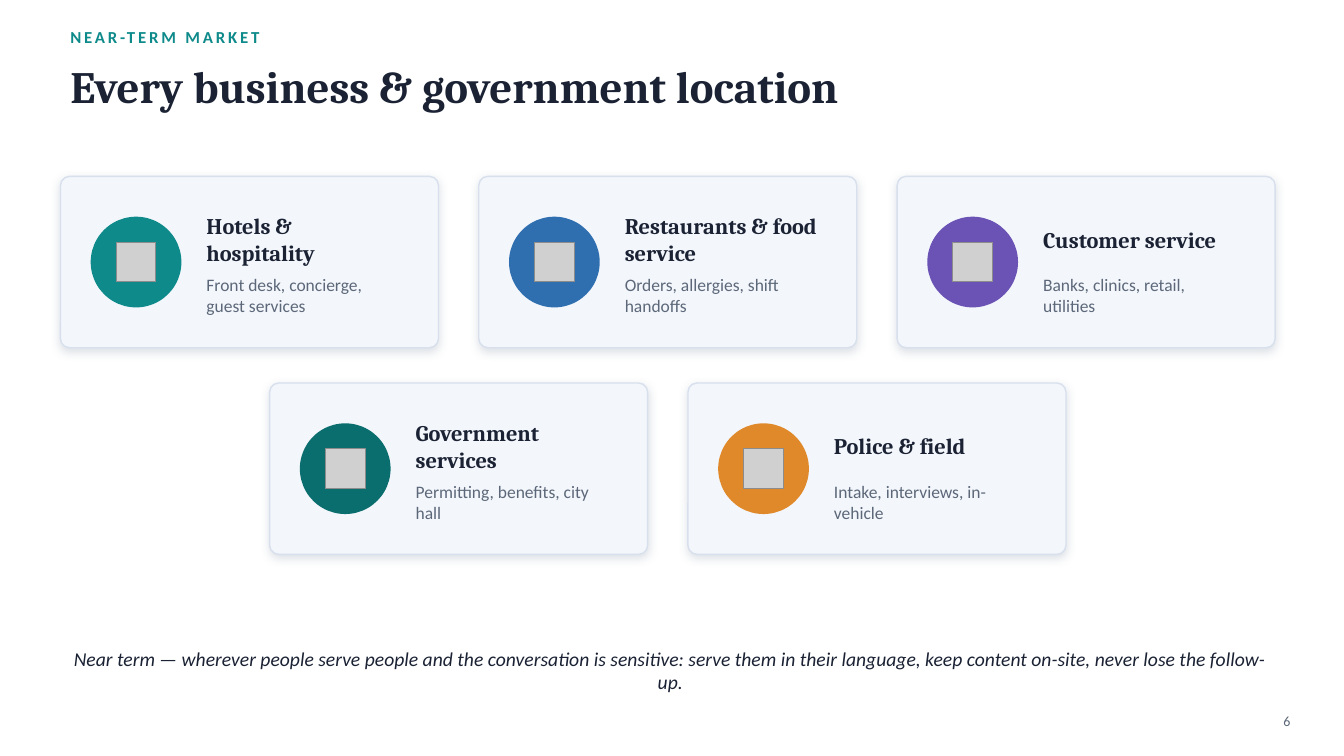
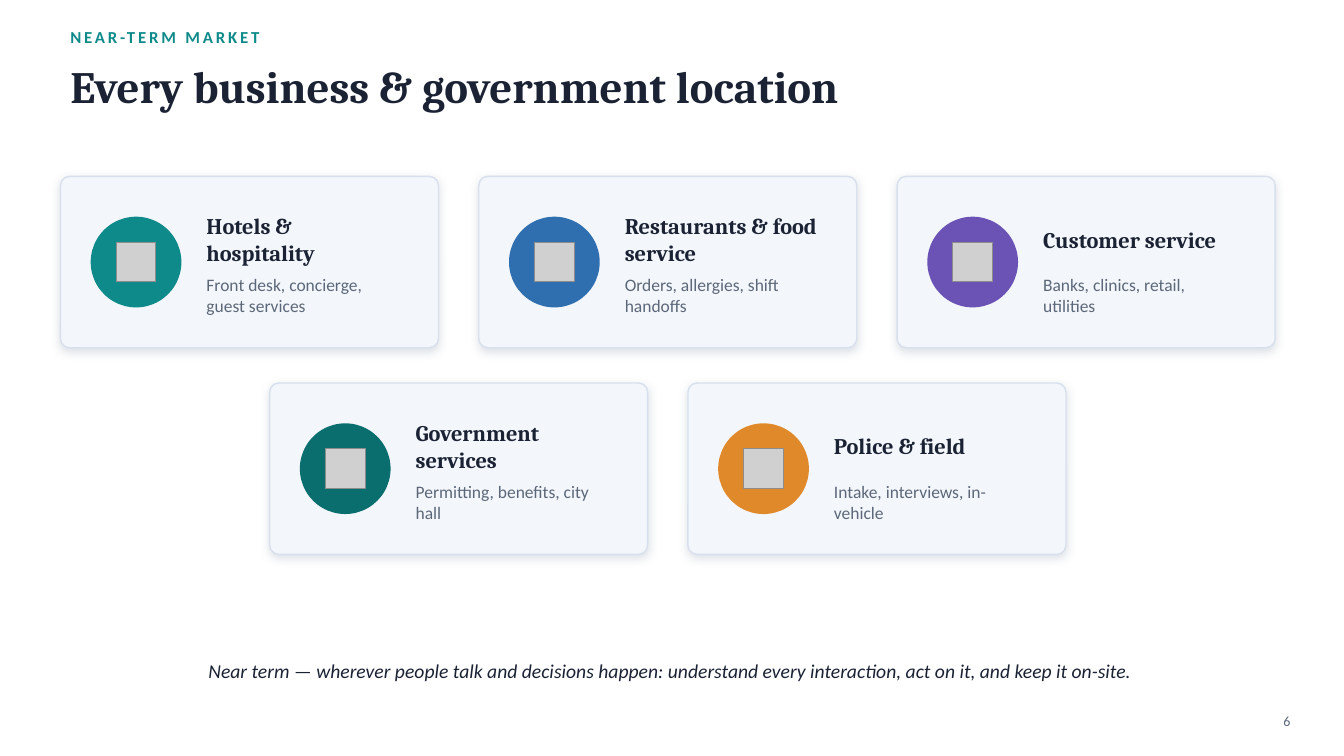
Before and after one commit to NaichuanZhang/LocoCisco, a slide deck: slide 6 of Presentation/LocoCisco_Presentation.pptx. Drawn at 1344x756 pixels with LibreOffice and Linux fonts; fonts in the diff are those of the drawing; grey boxes stand for pictures. Boxes give left, top, right and bottom in pixels: in the first picture for what was removed or moved away, otherwise in the second. Text is boxed around its words. In the diff, an @@ line names an element or a change of style, - is before the commit and + after.

```diff
--- a/Presentation/LocoCisco_Presentation.pptx
+++ b/Presentation/LocoCisco_Presentation.pptx
@@ text at (208,664,1131,681): text changed @@
-Near term — wherever people serve people and the conversation is sensitive: serve them in their language, keep content on-site, never lose the follow-up.
+Near term — wherever people talk and decisions happen: understand every interaction, act on it, and keep it on-site.
```
Also in this commit, not shown: 4 other slides changed, 2 other files.
